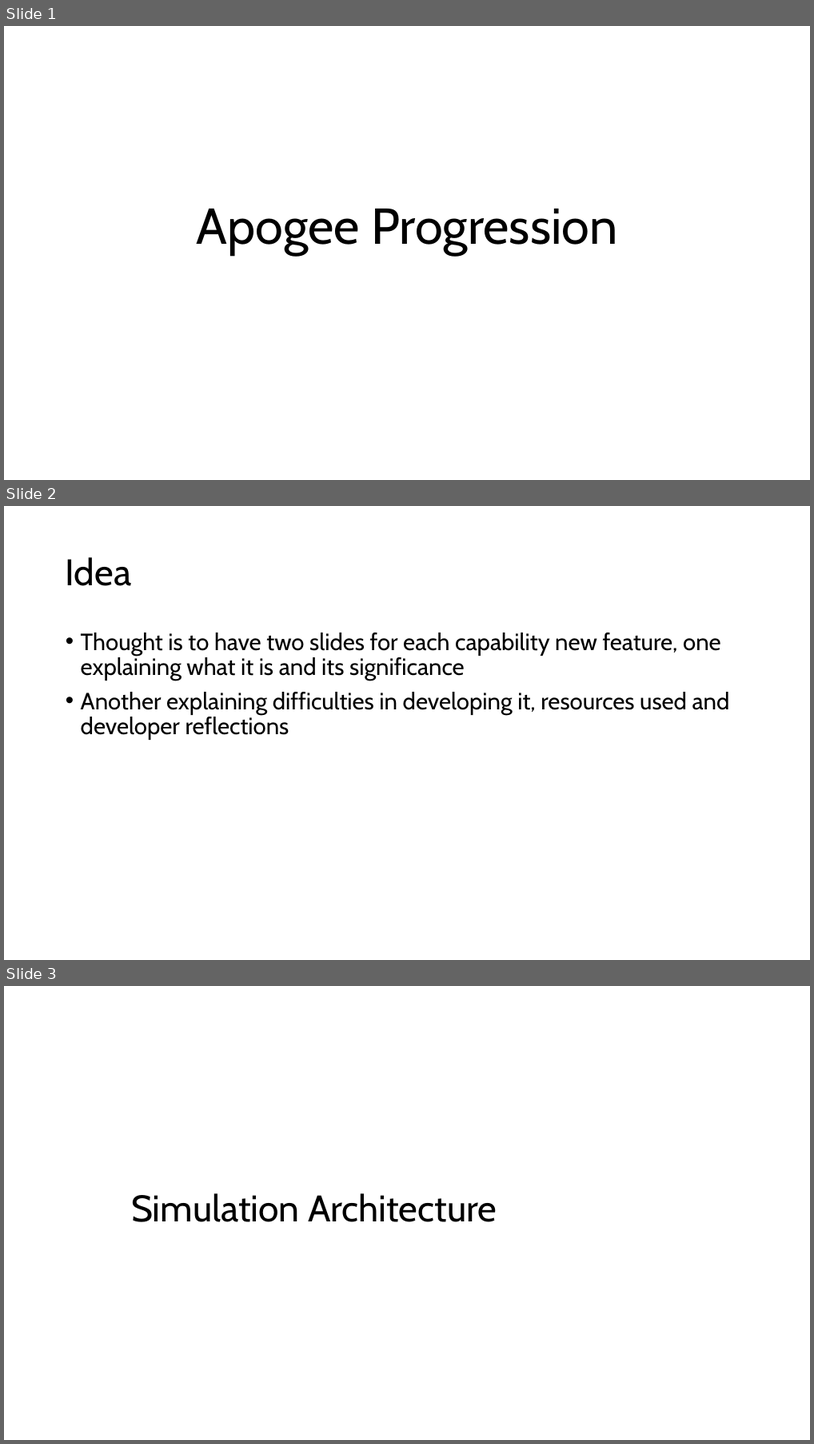
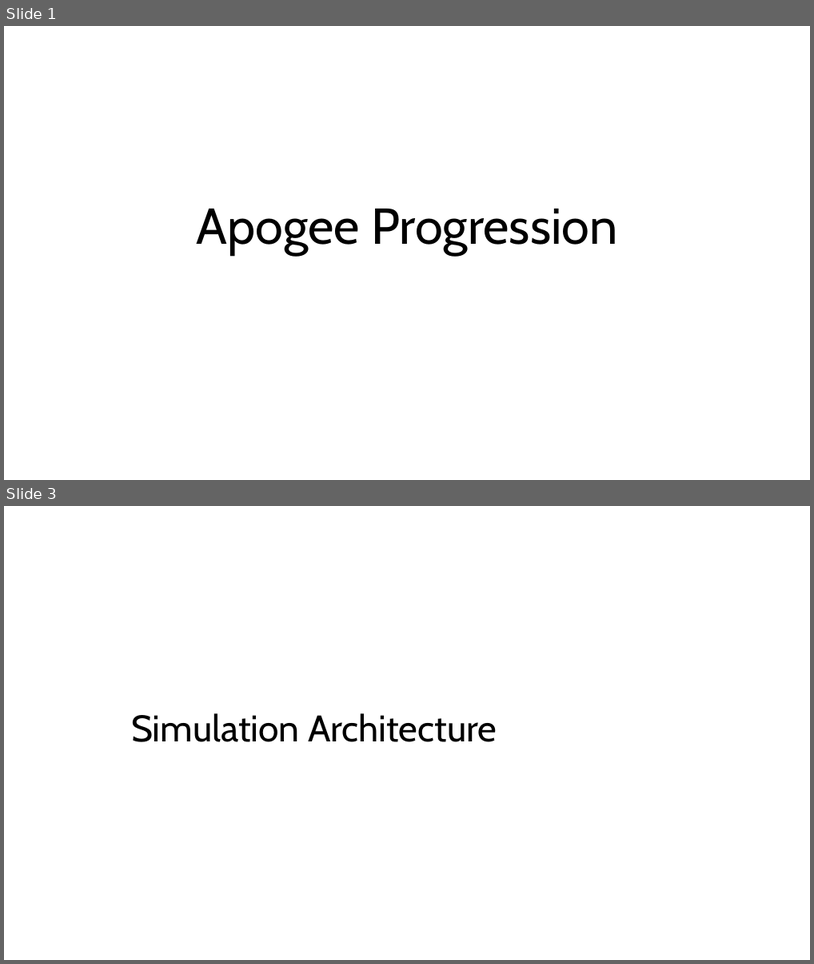
Before and after one commit to jeremyjestel/apogee, a slide deck: docs/Apogee_Progession.pptx. Shown one above the other, each under a label of ours: slides 1, 2 and 3 before the commit, slides 1 and 3 after it; the slides between them are not shown. The pictures are 814x1444 and 814x964 pixels, drawn with LibreOffice and Linux fonts; fonts in the diff are those of the drawing. Boxes give left, top, right and bottom in pixels: in the first picture for what was removed or moved away, otherwise in the second. Text is boxed around its words. In the diff, an @@ line names an element or a change of style, - is before the commit and + after.

```diff
--- a/docs/Apogee_Progession.pptx
+++ b/docs/Apogee_Progession.pptx
@@ slide 2 removed at <box>4,506,810,960</box>, background #FFFFFF @@
@@ title removed at <box>66,557,132,586</box> @@
-Idea
@@ text removed at <box>81,632,730,740</box> @@
-• Thought is to have two slides for each capability new feature, one explaining what it is and its significance
-• Another explaining difficulties in developing it, resources used and developer reflections
```
Also in this commit, not shown: 3 slides changed, 2 slides added, 11 other files.
